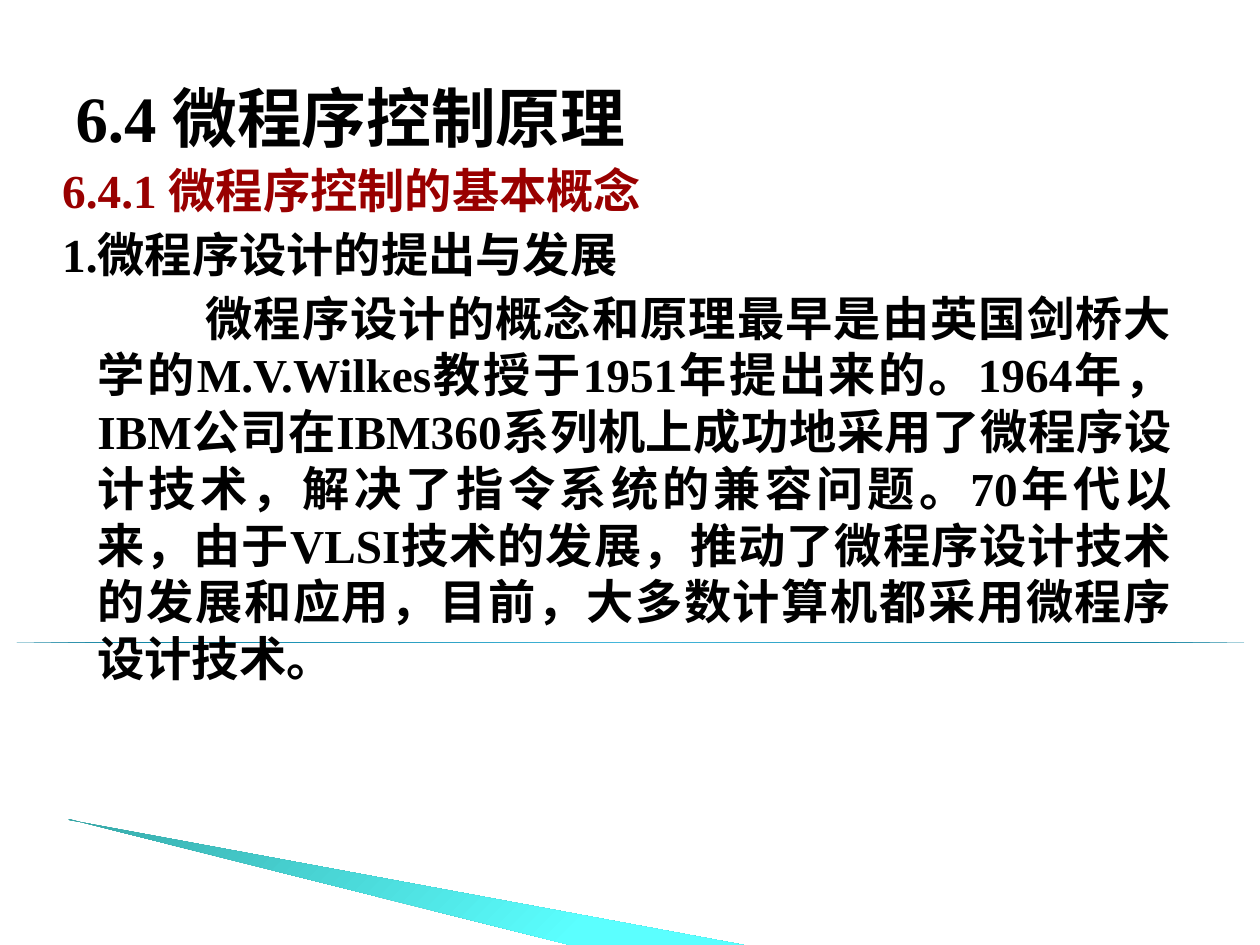
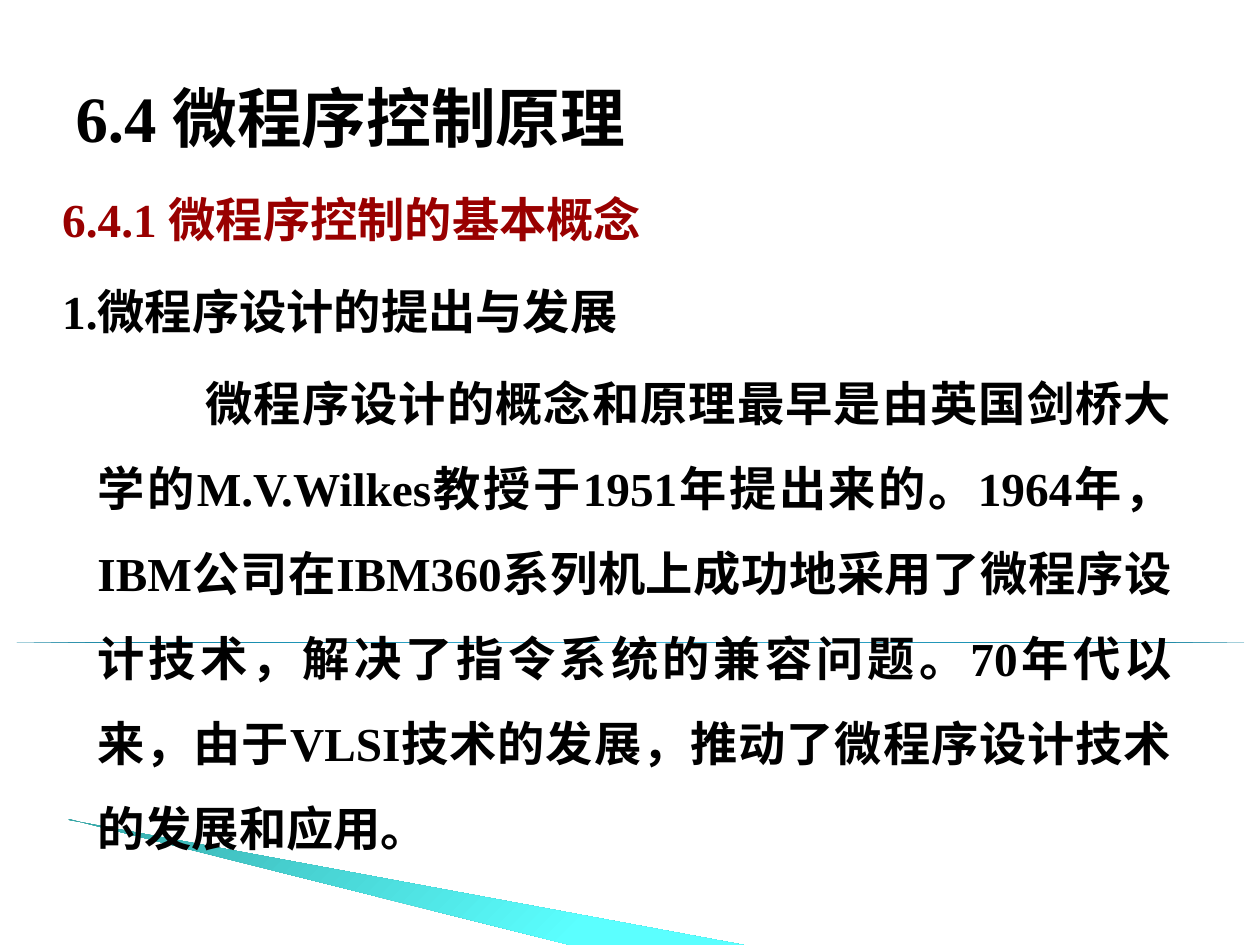
Before and after one commit to edu2act/course-computer-organization, a slide deck: slide 4 of materials/slides/chapter_6_02.ppt. Drawn at 1260x945 pixels with LibreOffice and Linux fonts; fonts in the diff are those of the drawing; background and template pictures are left out. Boxes give left, top, right and bottom in pixels: in the first picture for what was removed or moved away, otherwise in the second. Text is boxed around its words. In the diff, an @@ line names an element or a change of style, - is before the commit and + after.

```diff
--- a/materials/slides/chapter_6_02.ppt
+++ b/materials/slides/chapter_6_02.ppt
@@ text at [62, 196, 642, 334]: line spacing 1 to 1.5 @@
@@ text at [97, 380, 1171, 858]: text changed @@
-微程序设计的概念和原理最早是由英国剑桥大学的M.V.Wilkes教授于1951年提出来的。1964年，IBM公司在IBM360系列机上成功地采用了微程序设计技术，解决了指令系统的兼容问题。70年代以来，由于VLSI技术的发展，推动了微程序设计技术的发展和应用，目前，大多数计算机都采用微程序设计技术。
+微程序设计的概念和原理最早是由英国剑桥大学的M.V.Wilkes教授于1951年提出来的。1964年，IBM公司在IBM360系列机上成功地采用了微程序设计技术，解决了指令系统的兼容问题。70年代以来，由于VLSI技术的发展，推动了微程序设计技术的发展和应用。
```
Also in this commit, not shown: 25 other slides changed, 1 slide added, 12 slides removed, 16 other files.
